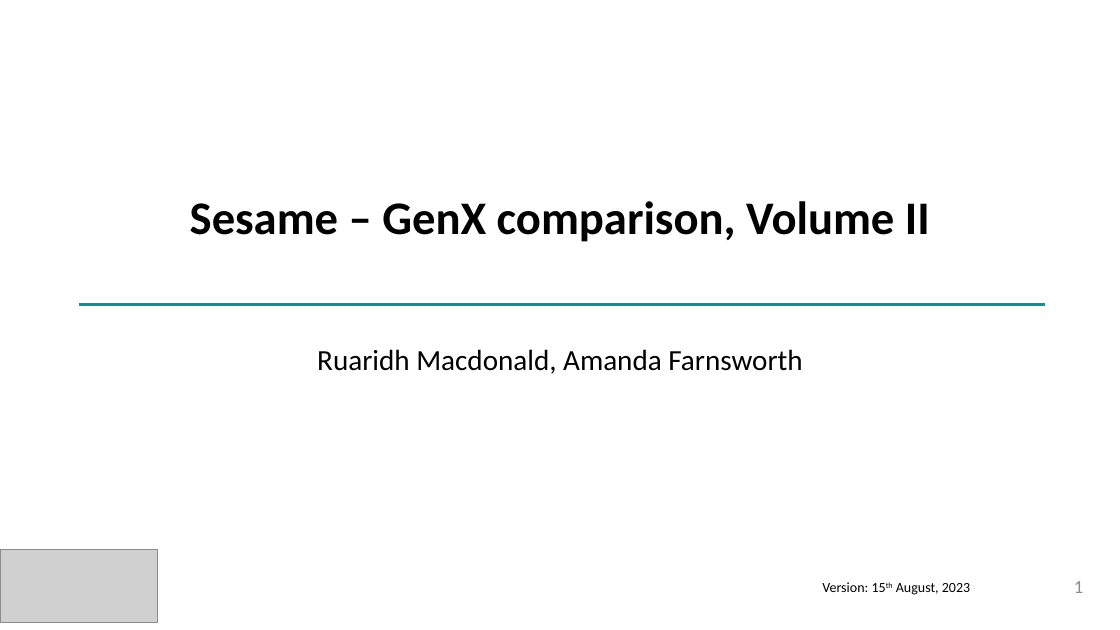
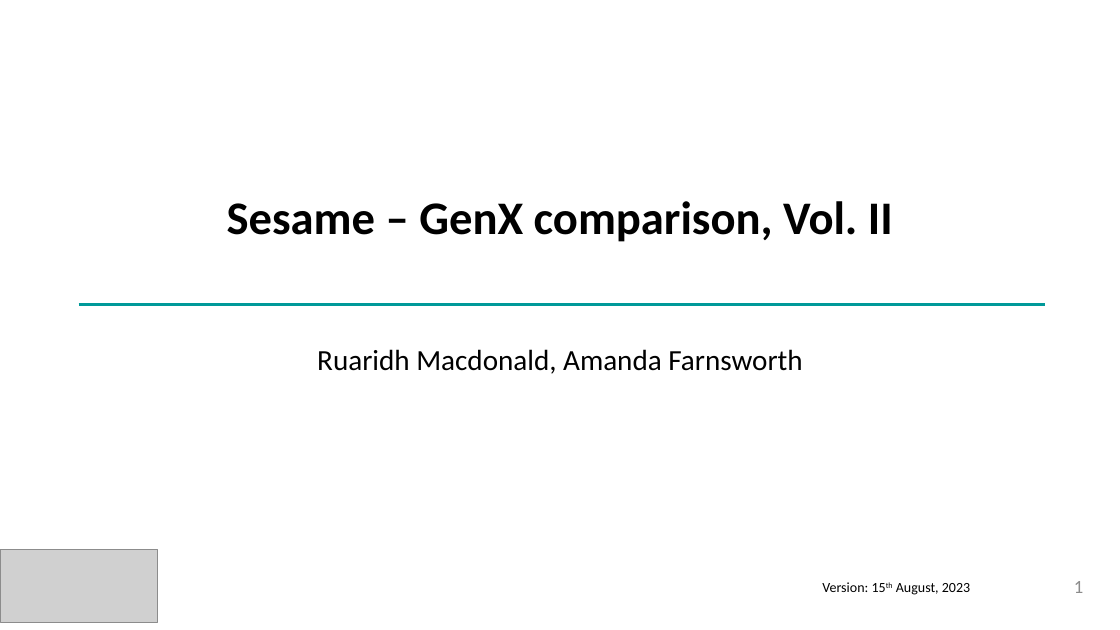
Before and after one commit to rmacd757/GenX, a slide deck: slide 1 of fusion_paper/sesame_comparison/2023-08-14 GenX-Sesame comparison presentation.pptx. Drawn at 1120x630 pixels with LibreOffice and Linux fonts; fonts in the diff are those of the drawing; grey boxes stand for pictures. Boxes give left, top, right and bottom in pixels: in the first picture for what was removed or moved away, otherwise in the second. Text is boxed around its words. In the diff, an @@ line names an element or a change of style, - is before the commit and + after.

```diff
--- a/fusion_paper/sesame_comparison/2023-08-14 GenX-Sesame comparison presentation.pptx
+++ b/fusion_paper/sesame_comparison/2023-08-14 GenX-Sesame comparison presentation.pptx
@@ text at (227, 201, 893, 242): text changed @@
-Sesame – GenX comparison, Volume II
+Sesame – GenX comparison, Vol. II
```
Also in this commit, not shown: 2 other slides changed, 3 slides added, 3 slides removed, 32 other files.
